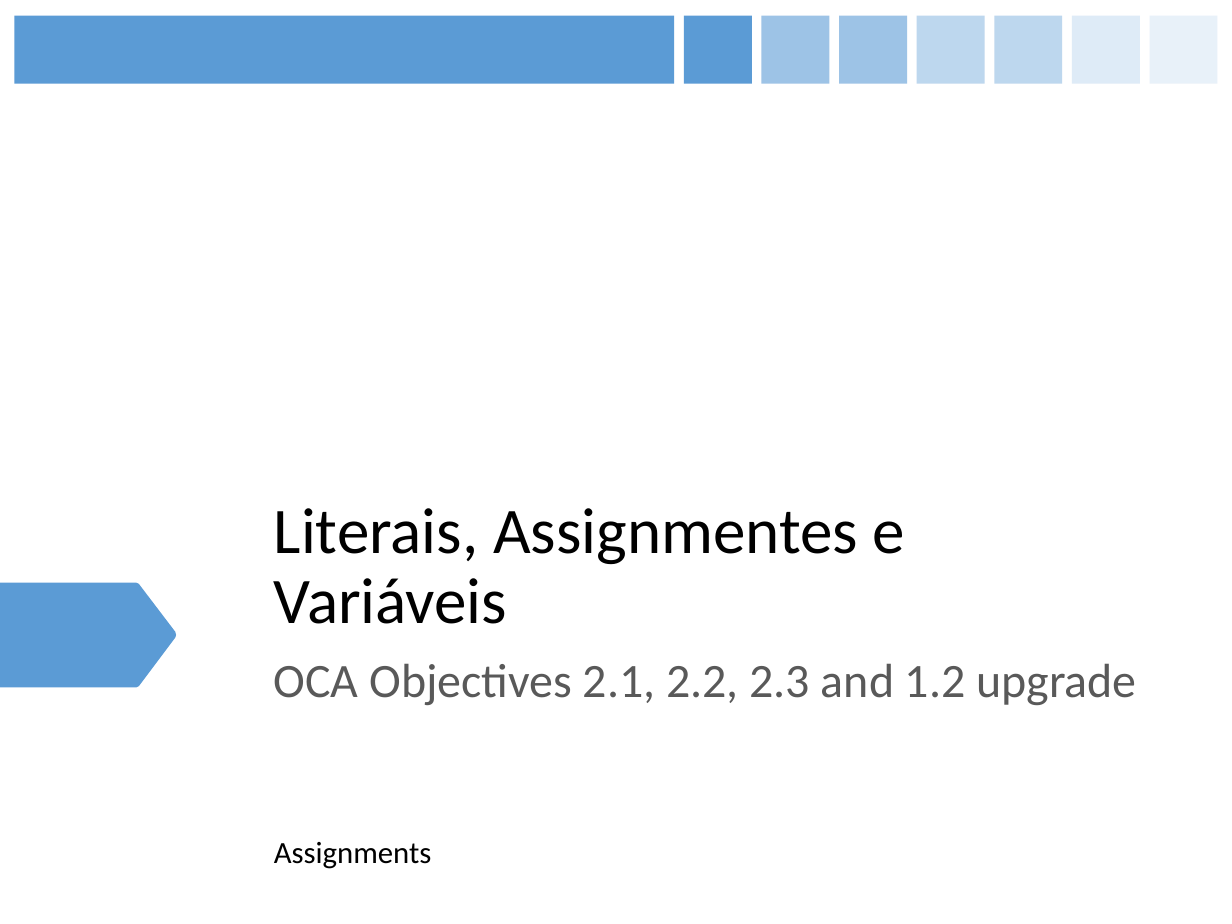
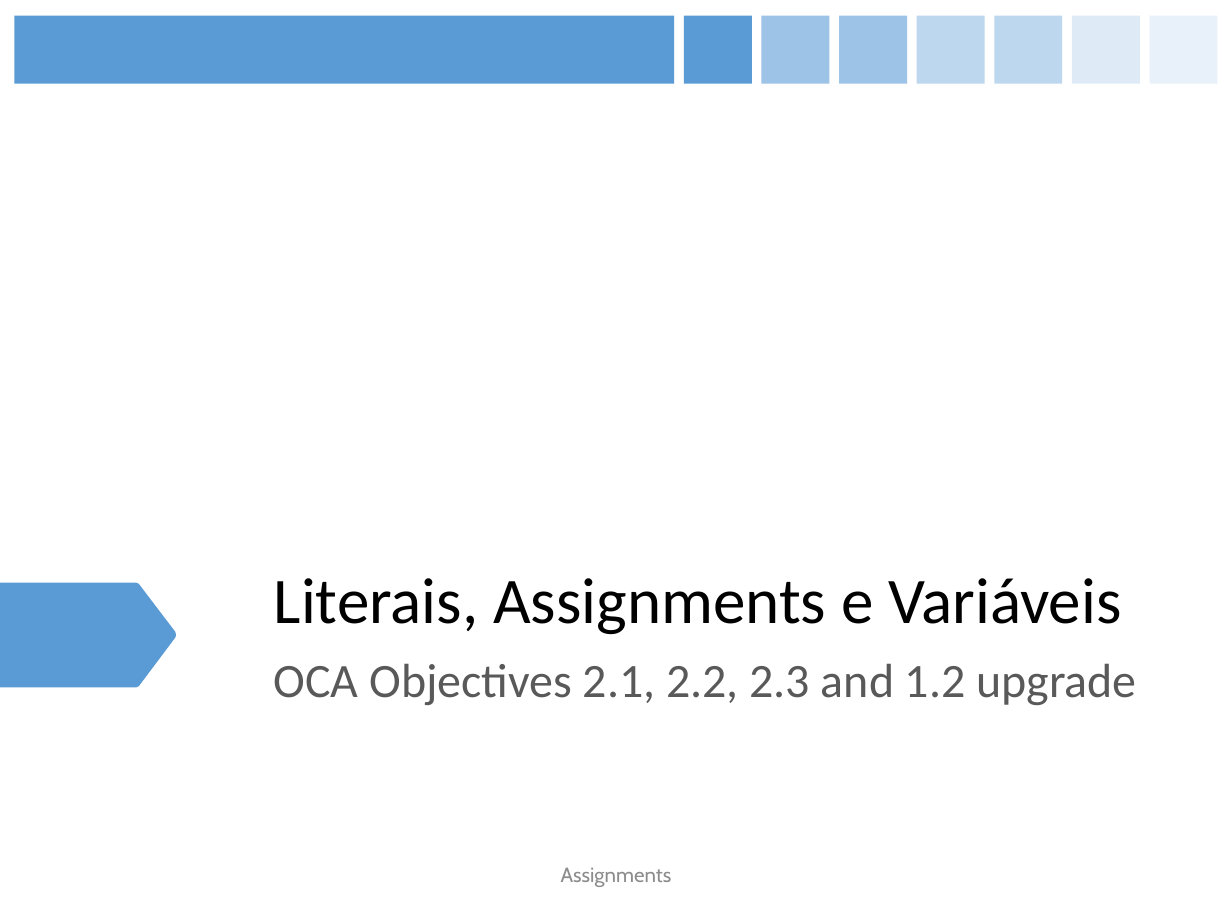
Before and after one commit to figueiredojrr/treinamentoJavaSeOcaAgosto, a slide deck: slide 52 of TreinamentoJavaSeOca/documentos/apresentação/OCA.pptx. Drawn at 1232x924 pixels with LibreOffice and Linux fonts; fonts in the diff are those of the drawing. Boxes give left, top, right and bottom in pixels: in the first picture for what was removed or moved away, otherwise in the second. Text is boxed around its words. In the diff, an @@ line names an element or a change of style, - is before the commit and + after.

```diff
--- a/TreinamentoJavaSeOca/documentos/apresentação/OCA.pptx
+++ b/TreinamentoJavaSeOca/documentos/apresentação/OCA.pptx
@@ title at [274,578,1122,634]: text changed @@
-Literais, Assignmentes e Variáveis
+Literais, Assignments e Variáveis
@@ text "Assignments": place and size @@
-text "Assignments" at [274,842,432,869]
+text "Assignments" at [561,867,672,887]
@@ text "Assignments" at [561,867,672,887]: size 18 to 12 pt, font Calibri to Cabin, text colour #000000 to #8C8C8C; alignment left to centre @@
```
Also in this commit, not shown: 4 other slides changed, 4 slides added.
